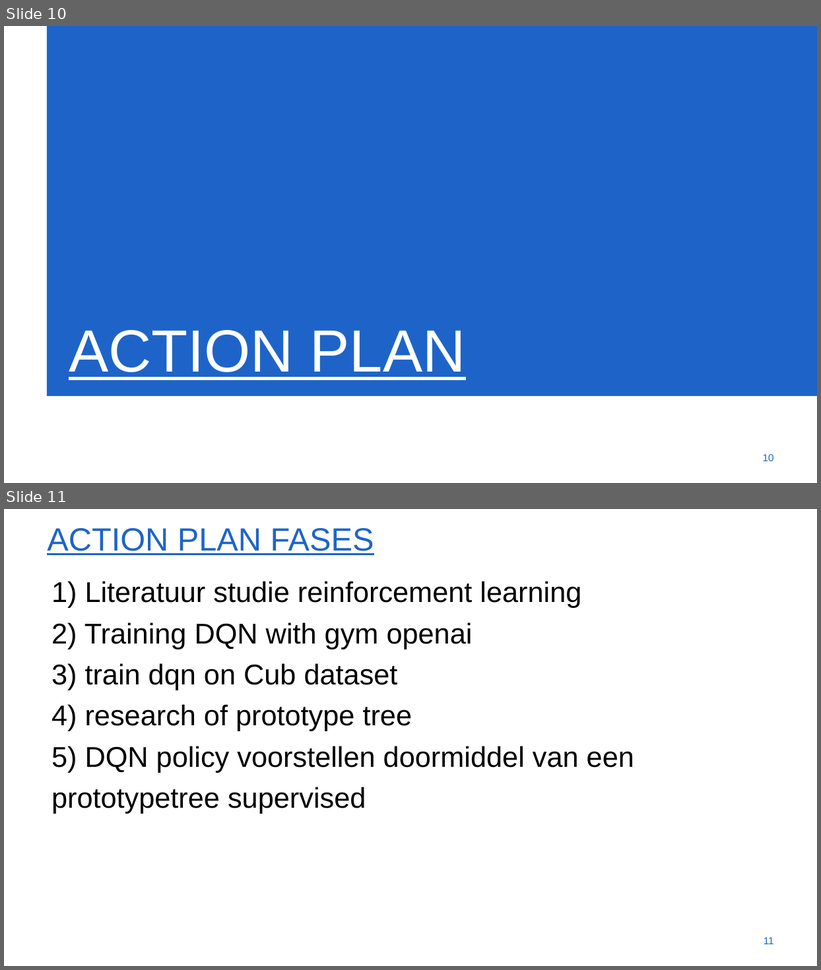
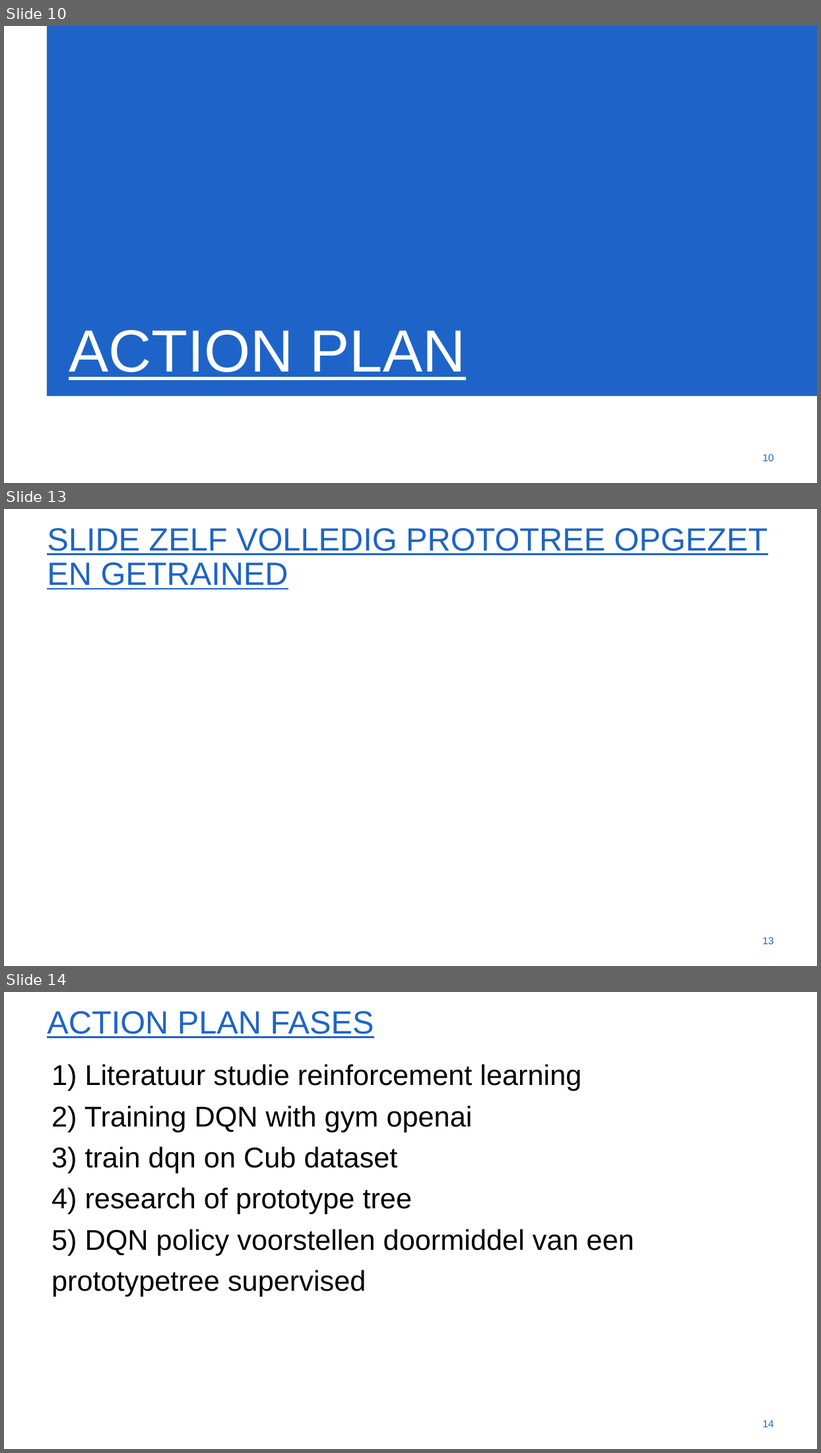
Before and after one commit to xdv6/MastersThesis, a slide deck: tussentijdse_presentatie/tussentijdse_presentatie_masterproef.potx. Shown one above the other, each under a label of ours: slides 10 and 11 before the commit, slides 10, 13 and 14 after it; the slides between them are not shown. The pictures are 821x970 and 821x1453 pixels, drawn with LibreOffice and Linux fonts; fonts in the diff are those of the drawing; background and template pictures are left out. Boxes give left, top, right and bottom in pixels: in the first picture for what was removed or moved away, otherwise in the second. Text is boxed around its words. In the diff, an @@ line names an element or a change of style, - is before the commit and + after.

```diff
--- a/tussentijdse_presentatie/tussentijdse_presentatie_masterproef.potx
+++ b/tussentijdse_presentatie/tussentijdse_presentatie_masterproef.potx
@@ slide 13 added at (4, 509, 817, 966), background #FFFFFF @@
@@ title added at (47, 528, 768, 590), 54 pt, text #1E64C8, underline @@
+SLIDE ZELF VOLLEDIG PROTOTREE OPGEZET EN GETRAINED
@@ page number added at (763, 937, 774, 945), 17.1 pt, text #1E64C8 @@
+13
@@ what was slide 11 is now slide 14 @@
@@ page number at (763, 1420, 774, 1428): text changed @@
-11
+14
```
Also in this commit, not shown: 2 other slides added.
